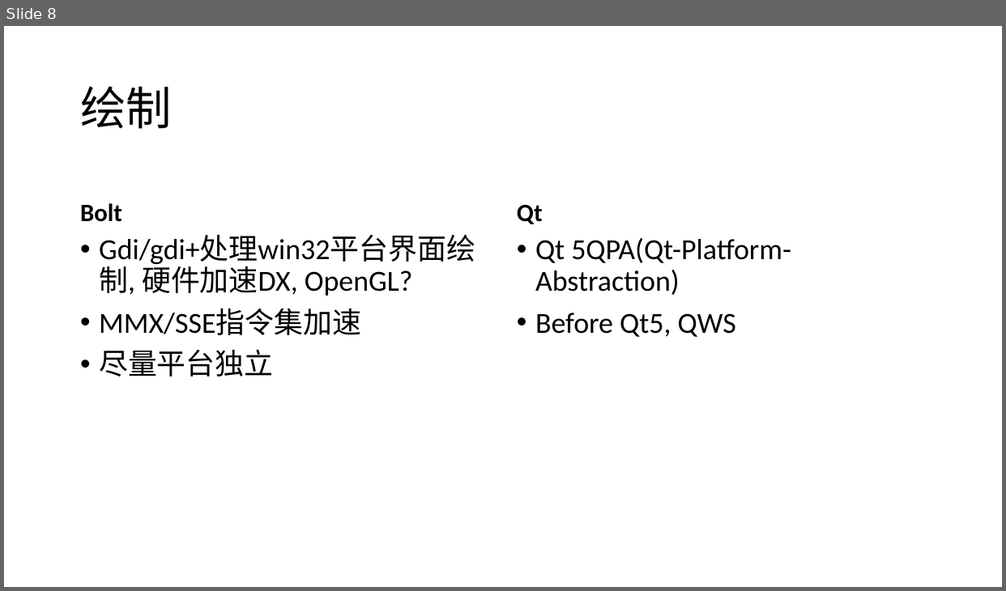
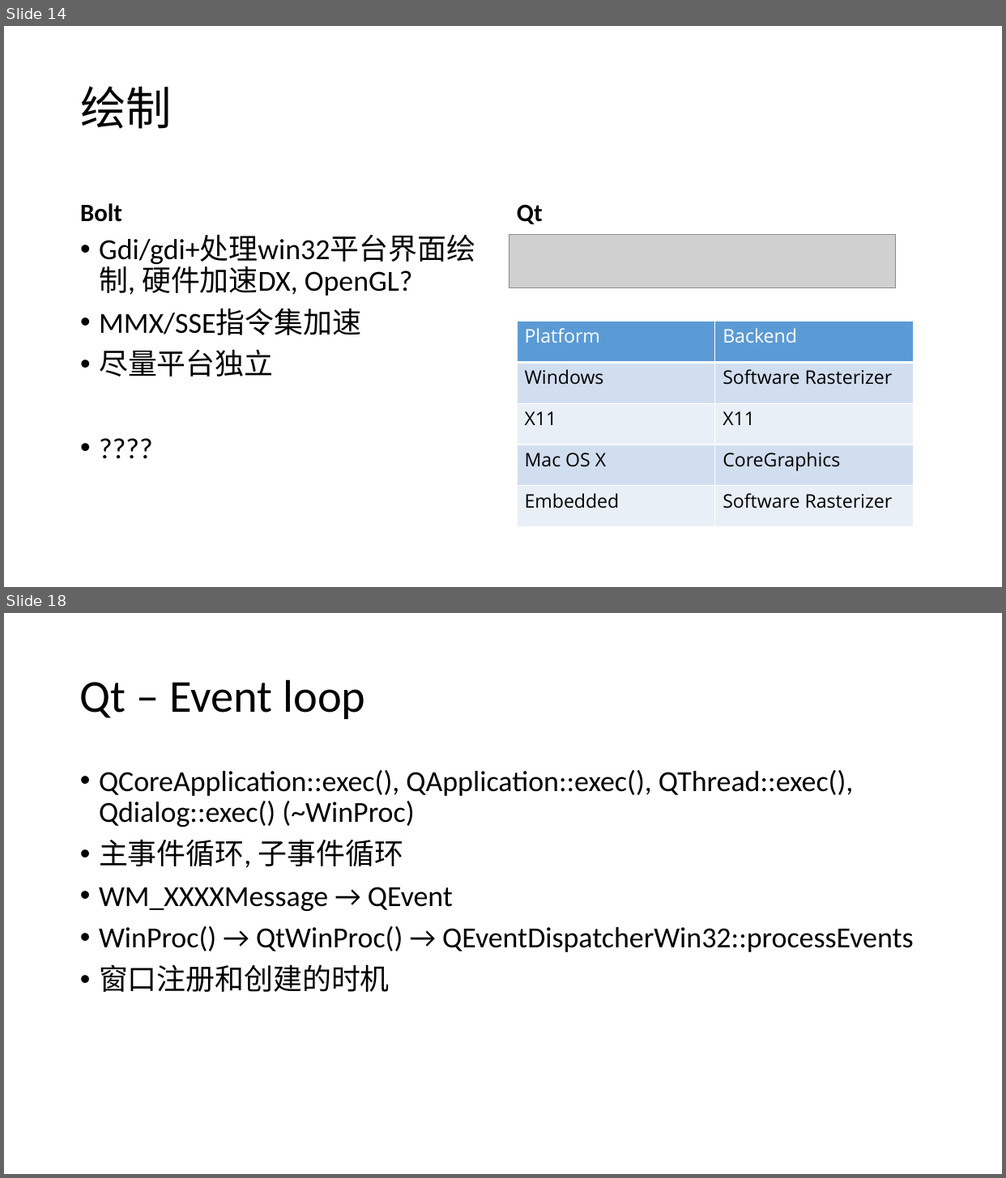
Before and after one commit to nifei/samples, a slide deck: Bolt_Qt.pptx. Shown one above the other, each under a label of ours: slide 8 before the commit, slides 14 and 18 after it; the slides between them are not shown. The pictures are 1006x591 and 1006x1178 pixels, drawn with LibreOffice and Linux fonts; fonts in the diff are those of the drawing; grey boxes stand for pictures; background and template pictures are left out. Boxes give left, top, right and bottom in pixels: in the first picture for what was removed or moved away, otherwise in the second. Text is boxed around its words. In the diff, an @@ line names an element or a change of style, - is before the commit and + after.

```diff
--- a/Bolt_Qt.pptx
+++ b/Bolt_Qt.pptx
@@ slide 18 added at [4, 613, 1002, 1174], background picture (left out) @@
@@ title added at [80, 679, 365, 719], 44 pt, text #000000 @@
+Qt – Event loop
@@ text added at [99, 770, 913, 992], 28 pt, text #000000 @@
+• QCoreApplication::exec(), QApplication::exec(), QThread::exec(), Qdialog::exec() (~WinProc)
+• 主事件循环, 子事件循环
+• WM_XXXXMessage → QEvent
+• WinProc() → QtWinProc() → QEventDispatcherWin32::processEvents
+• 窗口注册和创建的时机
@@ what was slide 8 is now slide 14 @@
@@ slide 14 changed as well @@
@@ text at [99, 236, 475, 377]: paragraph added @@
+• ????
@@ picture added at [509, 235, 896, 288] @@
@@ text removed at [535, 238, 791, 337] @@
-• Qt 5QPA(Qt-Platform-Abstraction)
-• Before Qt5, QWS
@@ table added at [517, 321, 914, 527], 5 rows, 2 columns @@
+Platform | Backend
+Windows | Software Rasterizer
+X11 | X11
+Mac OS X | CoreGraphics
+Embedded | Software Rasterizer
```
Also in this commit, not shown: 10 other slides changed, 6 other slides added, 5 other files.
